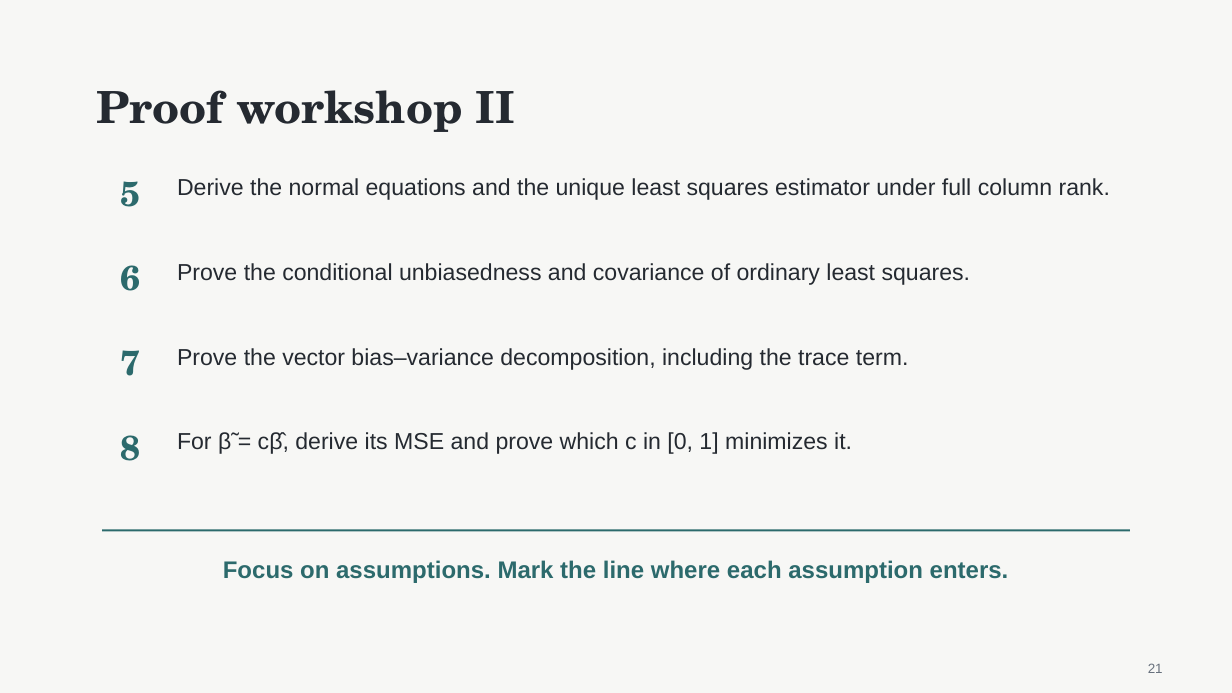
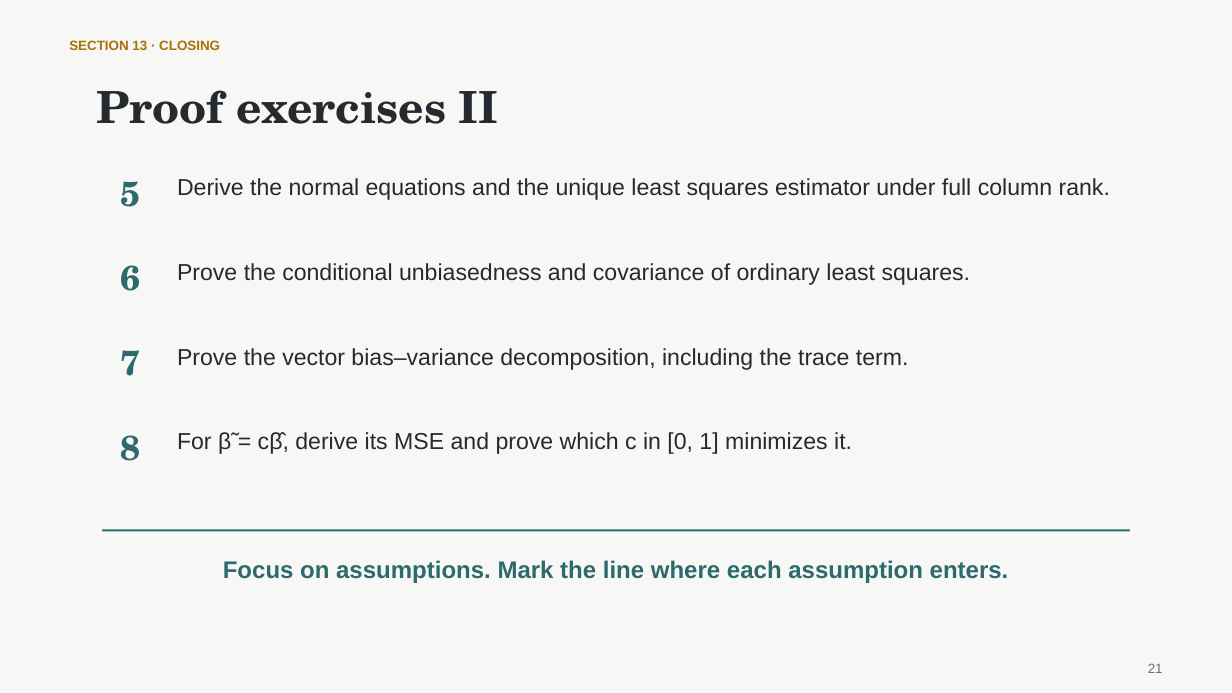
Before and after one commit to nurdauletakhanov/ReadingLab, a slide deck: slide 21 of public/slides/session-0-least-squares-foundations.pptx. Drawn at 1232x693 pixels with LibreOffice and Linux fonts; fonts in the diff are those of the drawing. Boxes give left, top, right and bottom in pixels: in the first picture for what was removed or moved away, otherwise in the second. Text is boxed around its words. In the diff, an @@ line names an element or a change of style, - is before the commit and + after.

Commit message:
Align Session 0 slides with tutorial sections

```diff
--- a/public/slides/session-0-least-squares-foundations.pptx
+++ b/public/slides/session-0-least-squares-foundations.pptx
@@ text added at (69, 40, 220, 50), 10.5 pt, text #A8710A, bold @@
+SECTION 13 · CLOSING
@@ text at (96, 90, 498, 124): text changed @@
-Proof workshop II
+Proof exercises II
```
Also in this commit, not shown: 16 other slides changed, 4 slides added, 4 slides removed, 1 other file.
